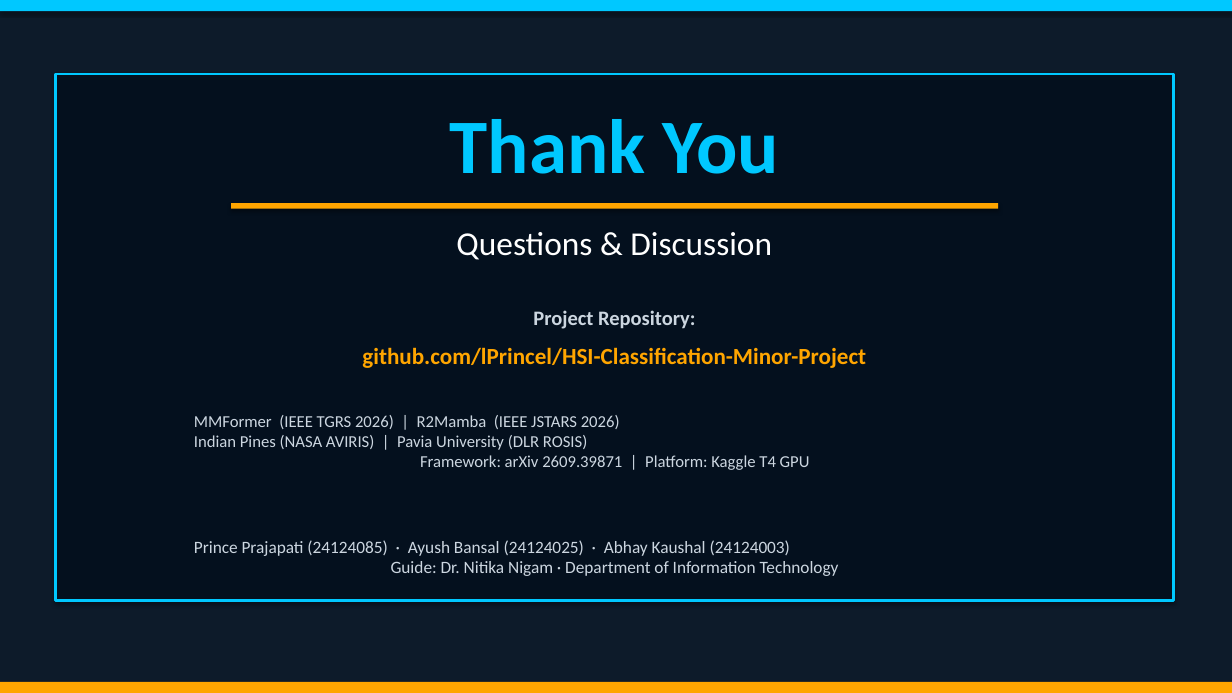
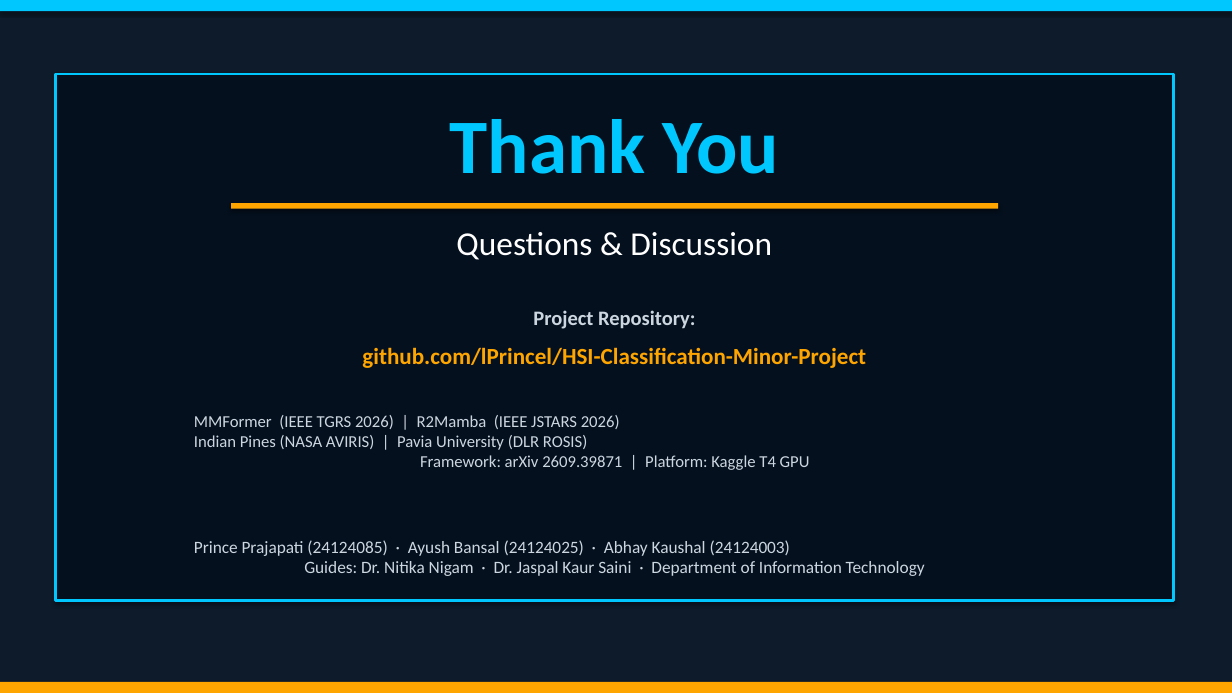
Before and after one commit to lPrincel/HSI-Classification-Minor-Project, a slide deck: slide 14 of presentation/Minor_Project_Presentation.pptx. Drawn at 1232x693 pixels with LibreOffice and Linux fonts; fonts in the diff are those of the drawing. Boxes give left, top, right and bottom in pixels: in the first picture for what was removed or moved away, otherwise in the second. Text is boxed around its words. In the diff, an @@ line names an element or a change of style, - is before the commit and + after.

Commit message:
Add Dr. Jaspal Kaur Saini alongside Dr. Nitika Nigam as project guides across all materials

```diff
--- a/presentation/Minor_Project_Presentation.pptx
+++ b/presentation/Minor_Project_Presentation.pptx
@@ text at (194,540,925,576): text changed @@
-Prince Prajapati (24124085) · Ayush Bansal (24124025) · Abhay Kaushal (24124003)
-Guide: Dr. Nitika Nigam · Department of Information Technology
+Prince Prajapati (24124085) · Ayush Bansal (24124025) · Abhay Kaushal (24124003)
+Guides: Dr. Nitika Nigam · Dr. Jaspal Kaur Saini · Department of Information Technology
```
Also in this commit, not shown: 1 other slide changed, 5 other files.
